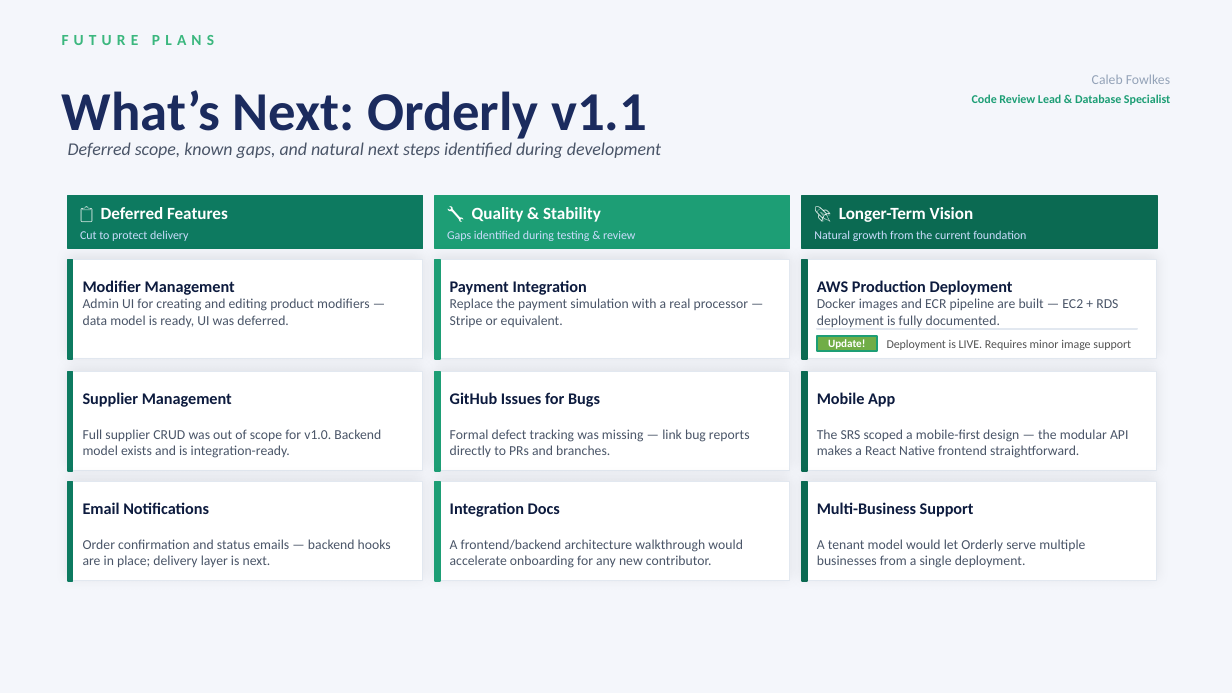
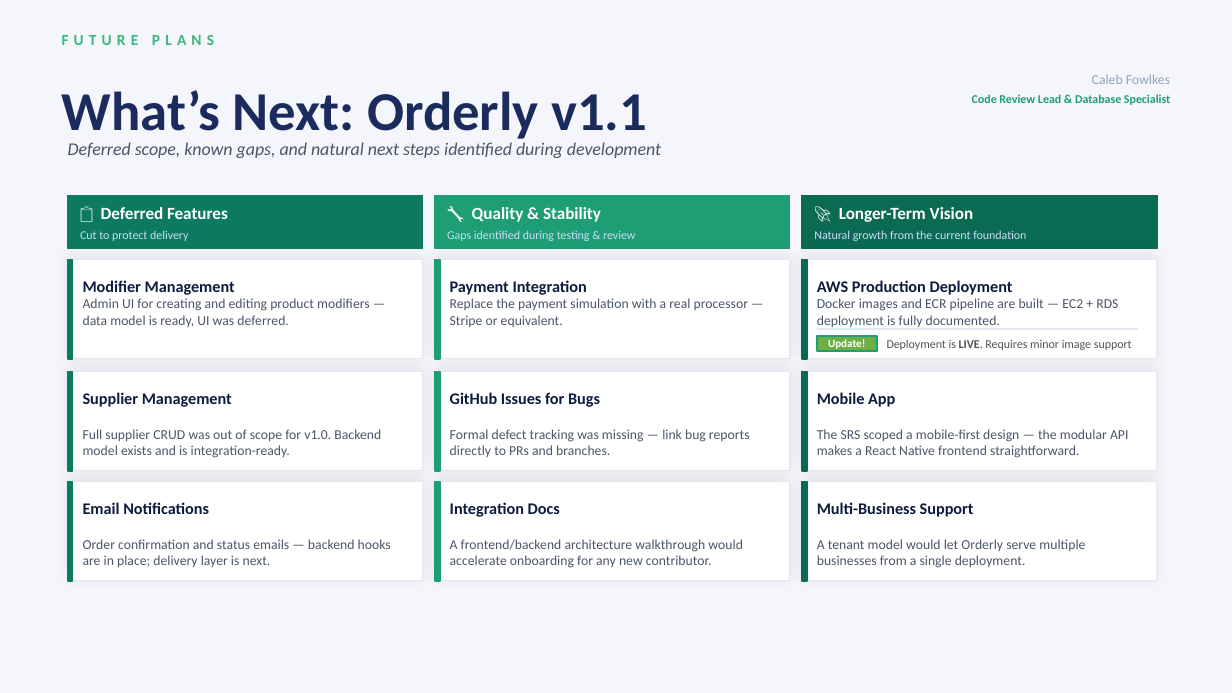
Before and after one commit to RachelMizer/ProjectOrderly, a slide deck: slide 16 of docs/Deliverables/Orderly_Slides.pptx. Drawn at 1232x693 pixels with LibreOffice and Linux fonts; fonts in the diff are those of the drawing. Boxes give left, top, right and bottom in pixels: in the first picture for what was removed or moved away, otherwise in the second. Text is boxed around its words. In the diff, an @@ line names an element or a change of style, - is before the commit and + after.

```diff
--- a/docs/Deliverables/Orderly_Slides.pptx
+++ b/docs/Deliverables/Orderly_Slides.pptx
@@ text "Deployment is LIVE. Requires minor ..." at [887, 340, 1132, 350]: bold on in "LIVE." @@
```
Also in this commit, not shown: 5 other slides changed.
